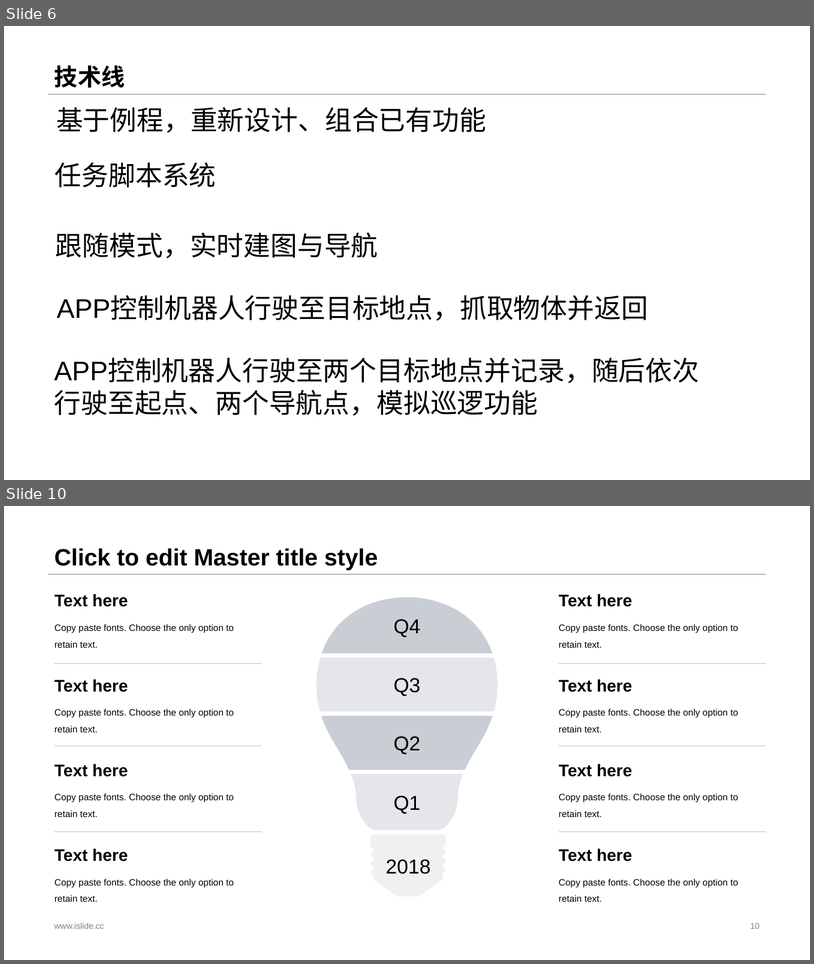
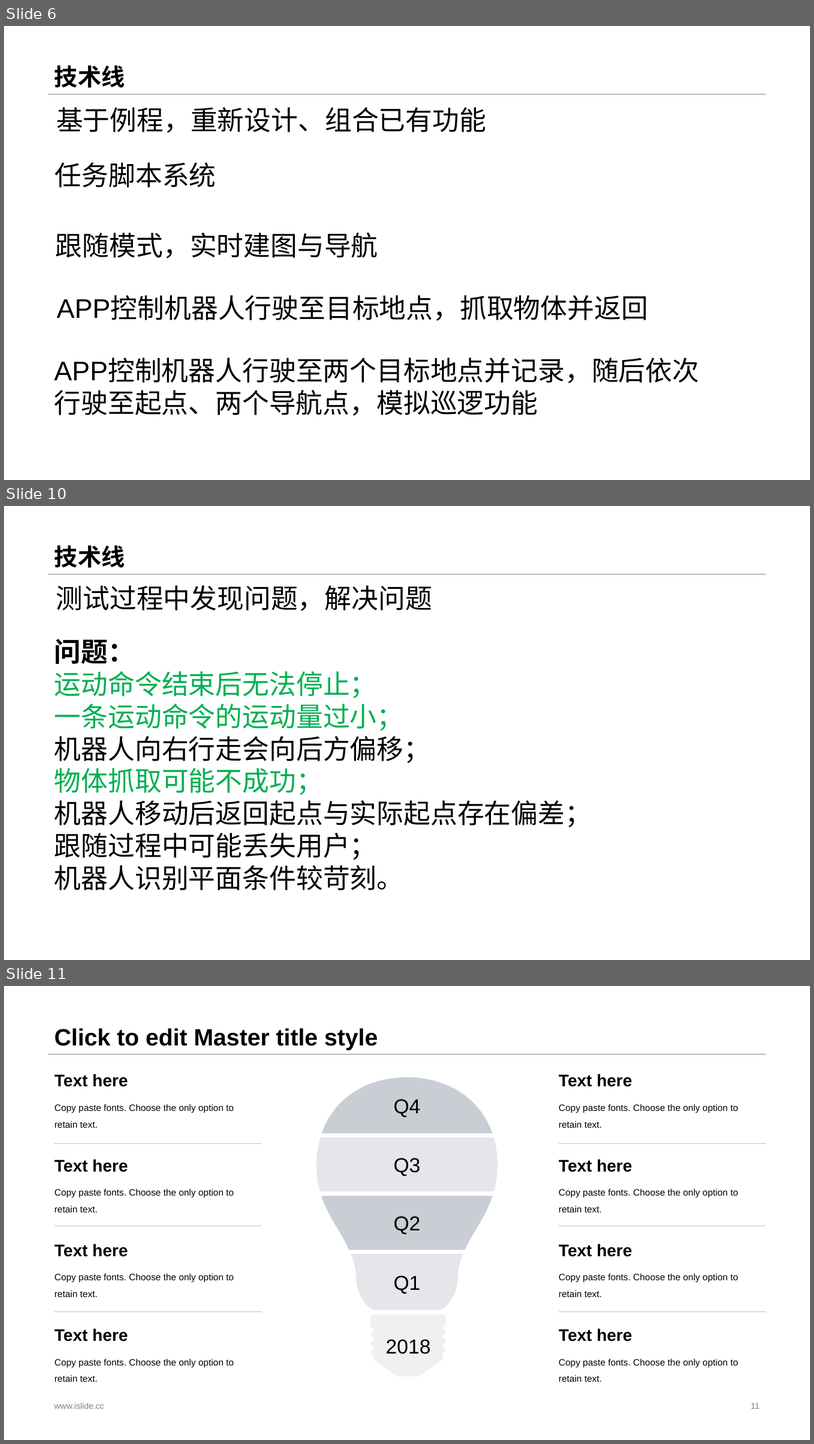
Before and after one commit to sebuaa2019/Team108, a slide deck: 申优答辩工作/申优答辩/Team108-申优答辩-技术线.pptx. Shown one above the other, each under a label of ours: slides 6 and 10 before the commit, slides 6, 10 and 11 after it; the slides between them are not shown. The pictures are 814x964 and 814x1444 pixels, drawn with LibreOffice and Linux fonts; fonts in the diff are those of the drawing. Boxes give left, top, right and bottom in pixels: in the first picture for what was removed or moved away, otherwise in the second. Text is boxed around its words. In the diff, an @@ line names an element or a change of style, - is before the commit and + after.

```diff
--- a/申优答辩工作/申优答辩/Team108-申优答辩-技术线.pptx
+++ b/申优答辩工作/申优答辩/Team108-申优答辩-技术线.pptx
@@ slide 10 added at [4, 506, 810, 960], background #FFFFFF; not listed: 1 template element that a slide beside it also shows @@
@@ title added at [54, 545, 125, 568], 28 pt, text #000000, bold @@
+技术线
@@ text added at [56, 585, 432, 611], 32 pt, text #000000 @@
+测试过程中发现问题，解决问题
@@ text added at [54, 639, 592, 890], 32 pt, text #000000 @@
+问题：
+运动命令结束后无法停止；
+一条运动命令的运动量过小；
+机器人向右行走会向后方偏移；
+物体抓取可能不成功；
+机器人移动后返回起点与实际起点存在偏差；
+跟随过程中可能丢失用户；
+机器人识别平面条件较苛刻。
@@ what was slide 10 is now slide 11 @@
@@ page number at [751, 1402, 759, 1408]: text changed @@
-10
+11
```
Also in this commit, not shown: 4 slides changed.
